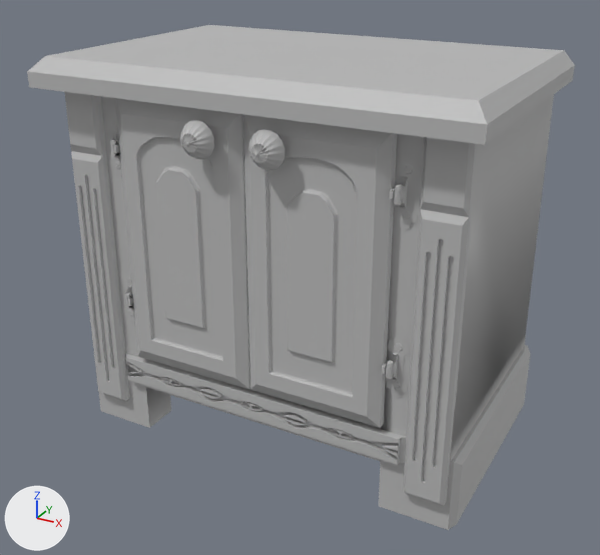
The FBX model MemoryJourney/Assets/Meshs/Meuble/meuble.fbx: old version first, new version second.
One viewpoint serves both versions: a 50 mm lens placed at (0.542, -1.833, 1.589), pointed at (-0.63, 0.298, 0.524). The axes (+X, +Y, +Z) are drawn at lower left. The lights are the same throughout. Where no turn or scale is listed for an object, it has been applied to the vertices.

Objects in the first picture: 'buro 2'.
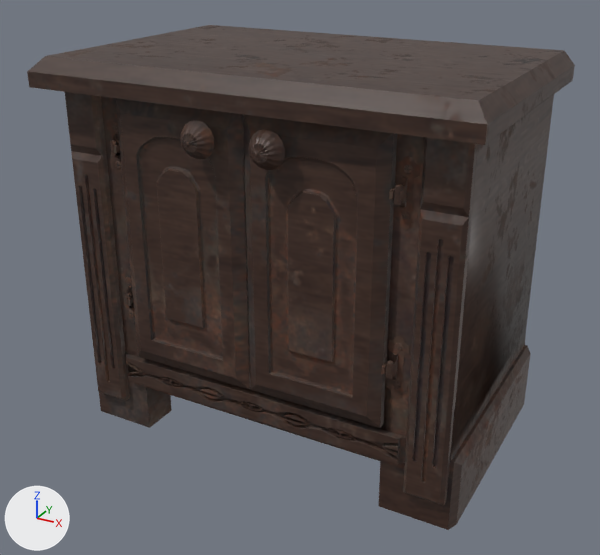
The newer file is also turned or shifted as a whole; pictures and numbers use the older file's frame.

Where the change shows, as pixel boxes (x1, y1, x2, y2) in the pictures (600 x 555 px):
'buro 2', recoloured: (27, 25, 575, 530) in both

Edits to the bpy script that builds the scene:
```text
Add img_lambert20_roughness_png:
    img_lambert20_roughness_png = load_image('lambert20_Roughness.png', 'lambert20_Roughness.png', 2048, 2048, 'Non-Color')
Add img_lambert20_base_color_png:
    img_lambert20_base_color_png = load_image('lambert20_Base_color.png', 'lambert20_Base_color.png', 2048, 2048, 'sRGB')
Add mat_meuble:
    mat_meuble = bpy.data.materials.new('meuble')
    # uses the picture img_lambert20_base_color_png
    # uses the picture img_lambert20_roughness_png
Change me_mesh:
    where me_mesh.from_pydata(...)  # 8935 vertices, 7358 faces; spans x -1.31..0.041, y -0.128..0.768, z 0.0..1.23
    remove me_mesh.materials.append(mat_lambert20)  # grey #bcbcbc
    add me_mesh.materials.append(mat_meuble)
```
